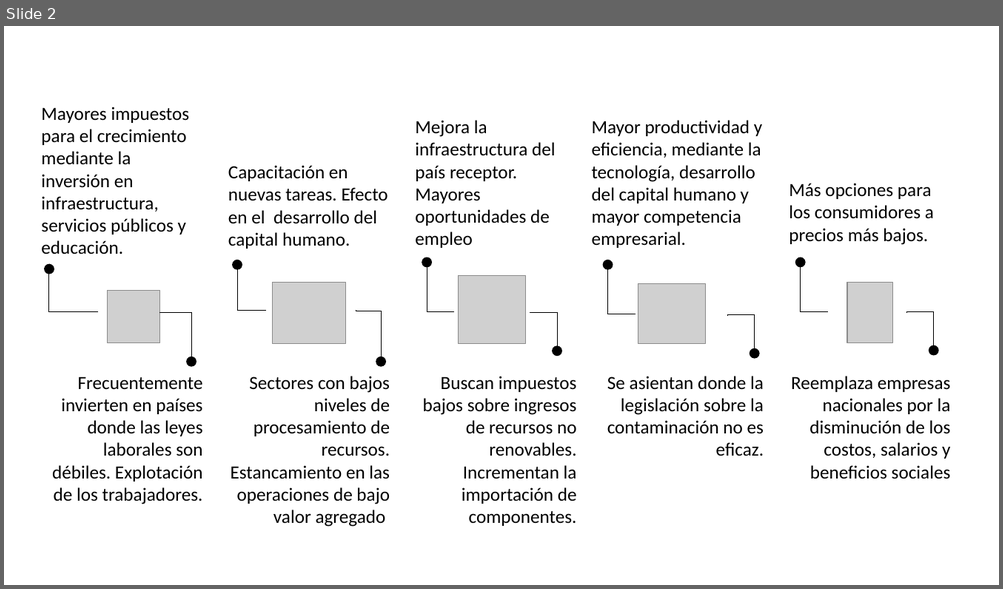
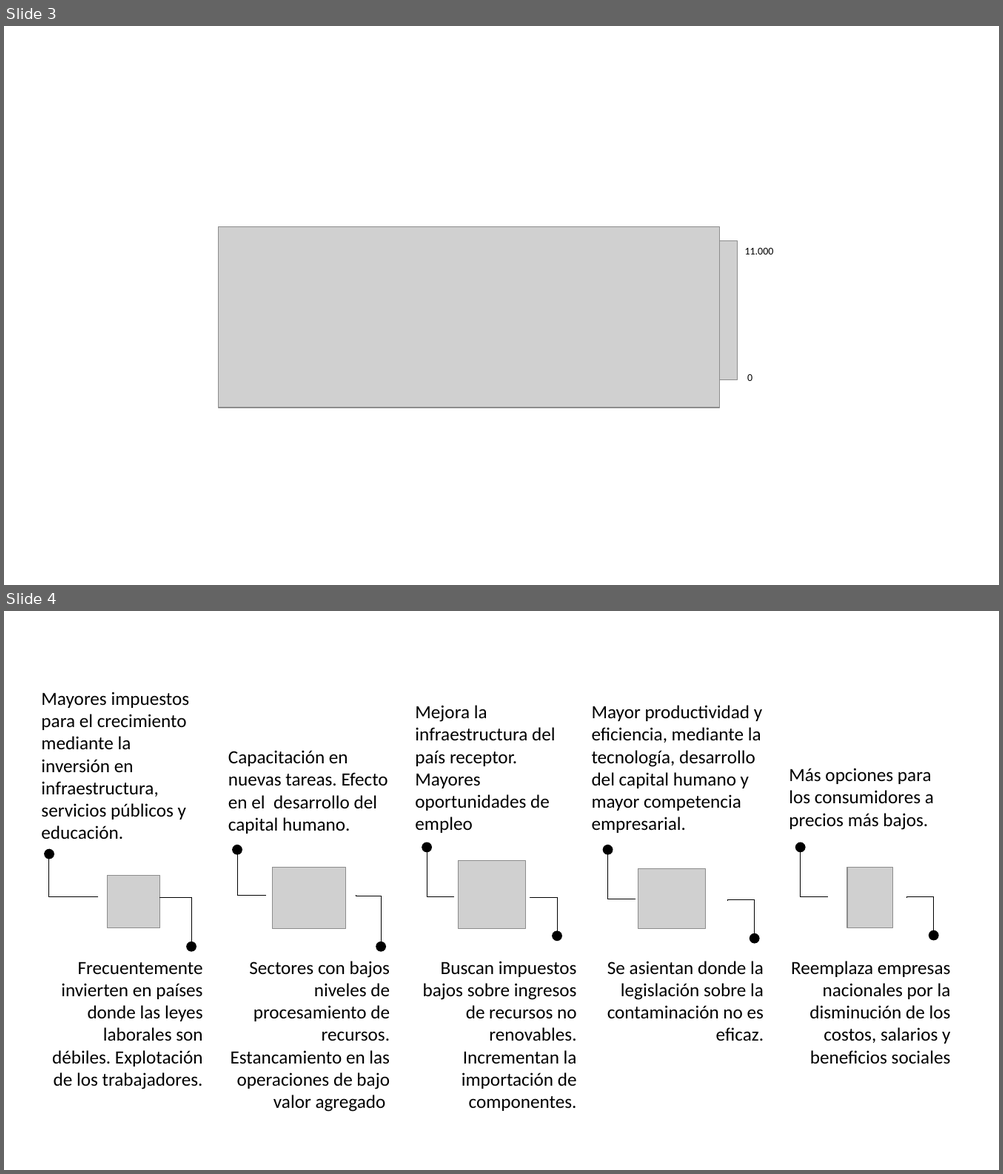
Before and after one commit to WilderGitHub/ejerciciosR, a slide deck: auxiliar.pptx. Shown one above the other, each under a label of ours: slide 2 before the commit, slides 3 and 4 after it. The pictures are 1003x589 and 1003x1174 pixels, drawn with LibreOffice and Linux fonts; fonts in the diff are those of the drawing; grey boxes stand for pictures. Boxes give left, top, right and bottom in pixels: in the first picture for what was removed or moved away, otherwise in the second. Text is boxed around its words. In the diff, an @@ line names an element or a change of style, - is before the commit and + after.

```diff
--- a/auxiliar.pptx
+++ b/auxiliar.pptx
@@ slide 3 added at <box>4,26,999,585</box>, background #FFFFFF @@
@@ group added at <box>219,227,774,408</box>: 2 pictures, 2 texts @@
+11.000
+0
@@ what was slide 2 is now slide 4 @@
```
Also in this commit, not shown: 1 other slide added, 15 other files.
